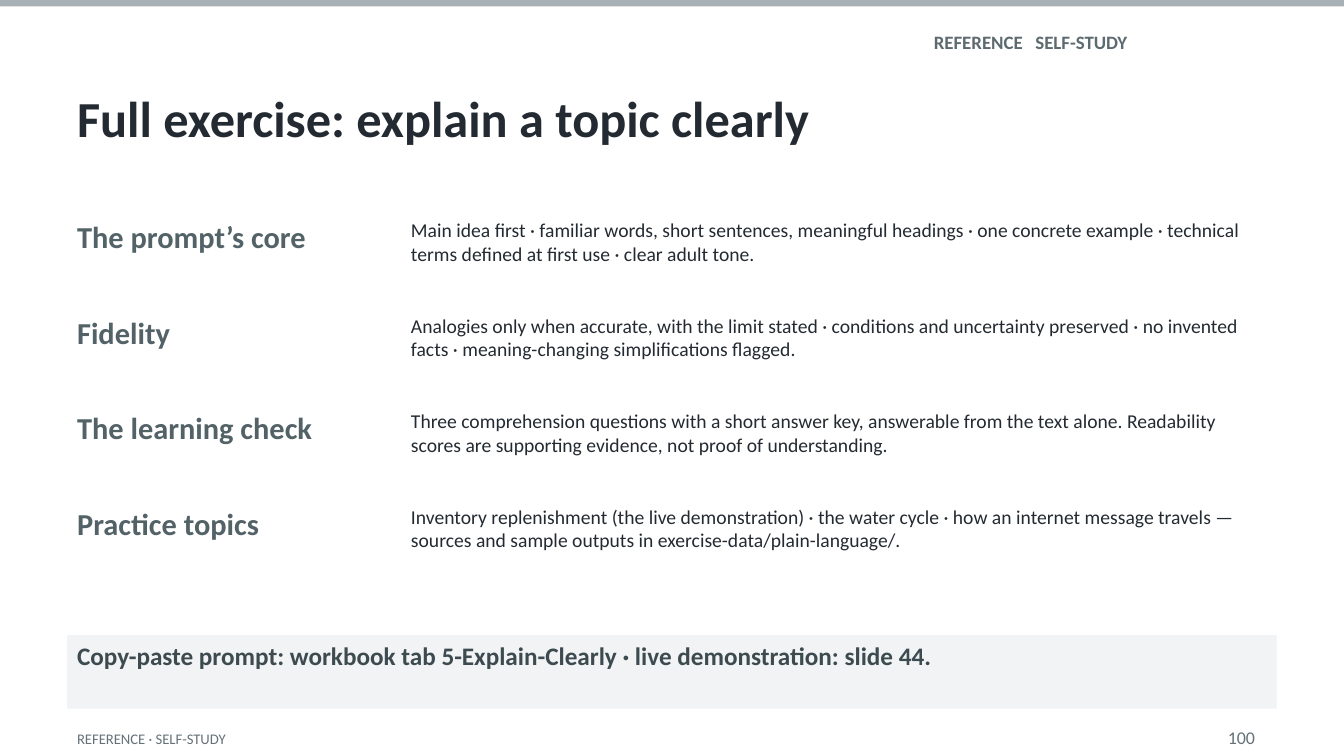
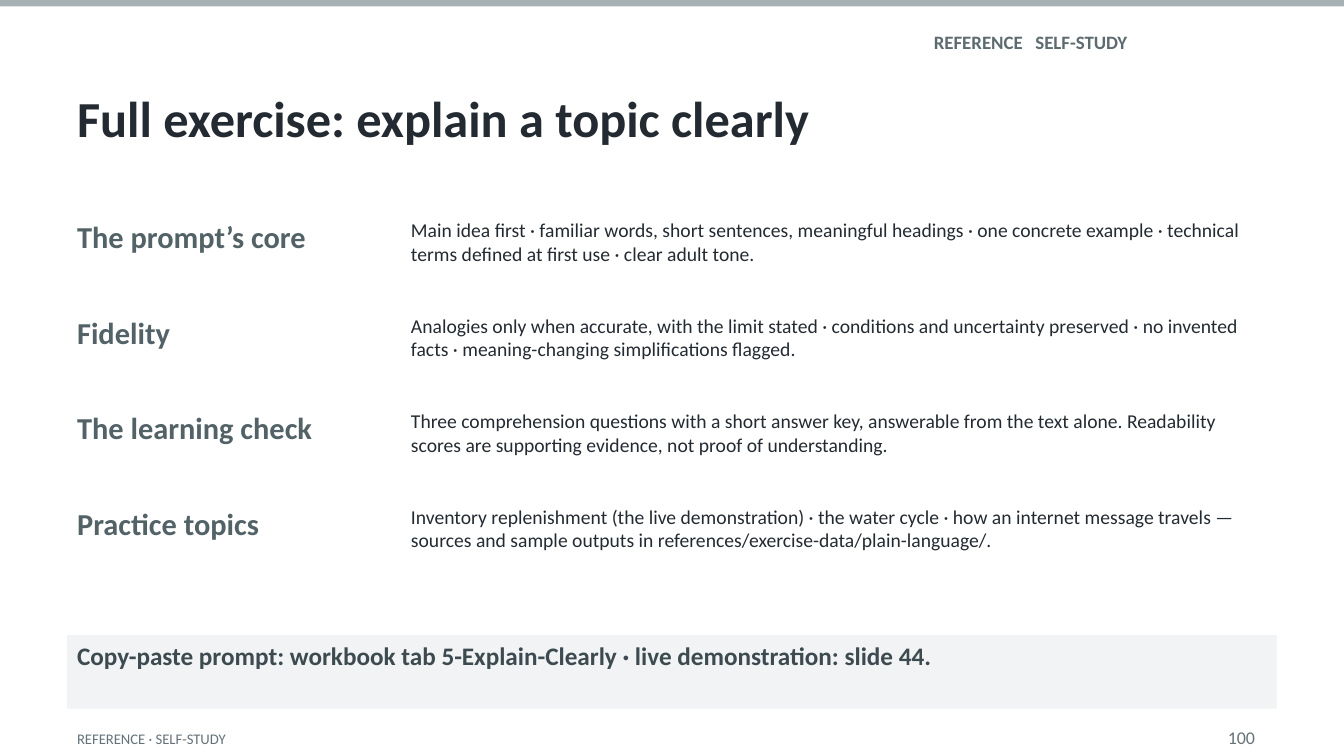
Before and after one commit to naviero1/Claude-Works, a slide deck: slide 100 of ai-training-prompt-engineering/deliverables/From_Prompts_to_Agents_Facilitated_60_Minute.pptx. Drawn at 1344x756 pixels with LibreOffice and Linux fonts; fonts in the diff are those of the drawing. Boxes give left, top, right and bottom in pixels: in the first picture for what was removed or moved away, otherwise in the second. Text is boxed around its words. In the diff, an @@ line names an element or a change of style, - is before the commit and + after.

```diff
--- a/ai-training-prompt-engineering/deliverables/From_Prompts_to_Agents_Facilitated_60_Minute.pptx
+++ b/ai-training-prompt-engineering/deliverables/From_Prompts_to_Agents_Facilitated_60_Minute.pptx
@@ text at <box>411,510,1211,551</box>: text changed @@
-Inventory replenishment (the live demonstration) · the water cycle · how an internet message travels — sources and sample outputs in exercise-data/plain-language/.
+Inventory replenishment (the live demonstration) · the water cycle · how an internet message travels — sources and sample outputs in references/exercise-data/plain-language/.
```
Also in this commit, not shown: 45 other files.
